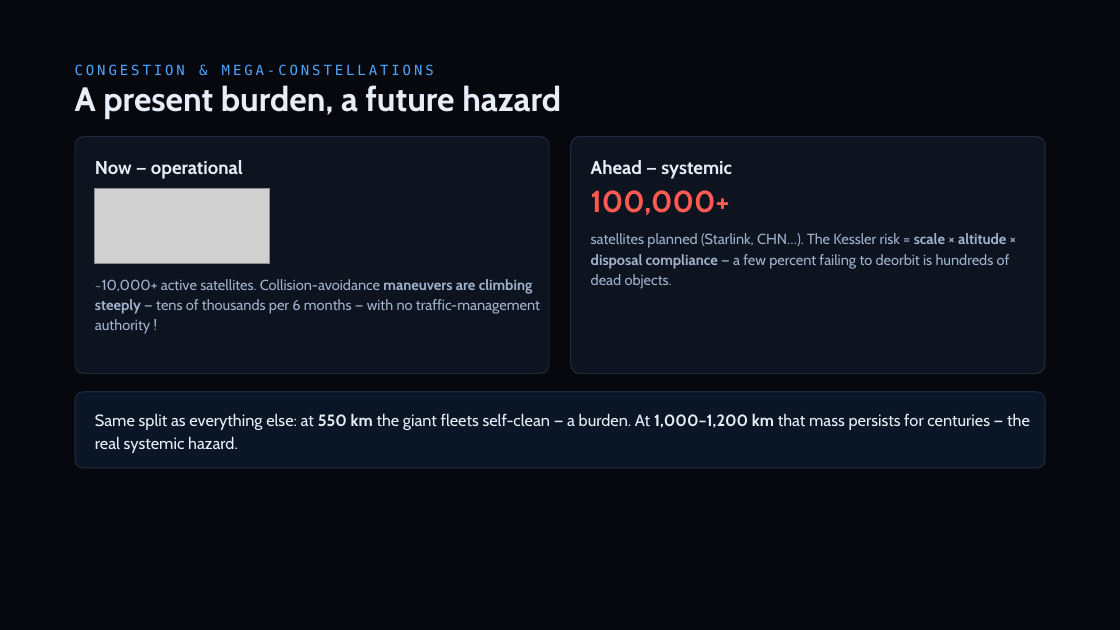
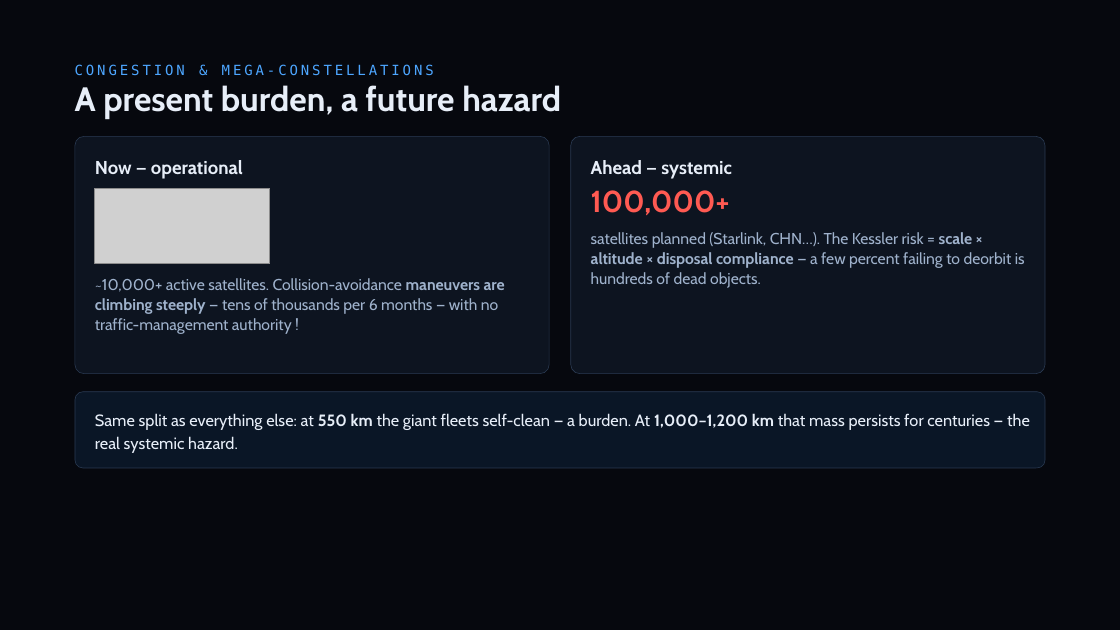
Before and after one commit to TimKadyrov/DebrisCascade, a slide deck: slide 19 of Barrel of Nails — Kessler Study.pptx (slide 21 before the commit). Drawn at 1120x630 pixels with LibreOffice and Linux fonts; fonts in the diff are those of the drawing; grey boxes stand for pictures. Boxes give left, top, right and bottom in pixels: in the first picture for what was removed or moved away, otherwise in the second. Text is boxed around its words. In the diff, an @@ line names an element or a change of style, - is before the commit and + after.

```diff
--- a/Barrel of Nails — Kessler Study.pptx
+++ b/Barrel of Nails — Kessler Study.pptx
@@ text "satellites planned (Starlink, CHN…). The ..." at <box>591,232,1025,288</box>: size 12.5 to 13.5 pt @@
@@ text "~10,000+ active satellites. Collision-avoidance maneuvers ..." at <box>95,278,505,334</box>: size 12.5 to 13.5 pt @@
```
Also in this commit, not shown: 10 other slides changed, 1 slide removed, 14 other files.
